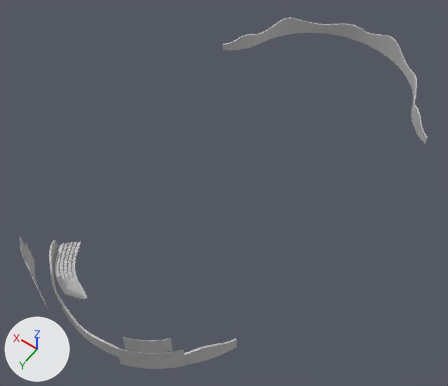
The FBX model MovistarExperience/MovistarCity/SM_Outer_Walls/SM_Outer_Walls.fbx as it was, and as the next commit left it.
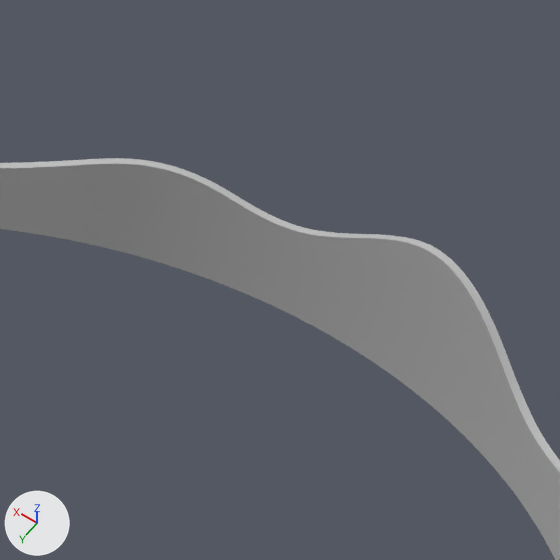
The first picture shows the older version from a 50 mm lens placed at (-65.4, 160.9, 145.5), pointed at (0.2, 69.0, 1.1). The close-ups show both versions on the part from 73% to 91% of the width and 0% to 21% of the height of that picture; other places that the commit changed are outside them. Lighting does not change. The marker at lower left points along +X, +Y and +Z. Where no turn or scale is listed for an object, it has been applied to the vertices.

In view in the first close-up: 'Wall_02'.
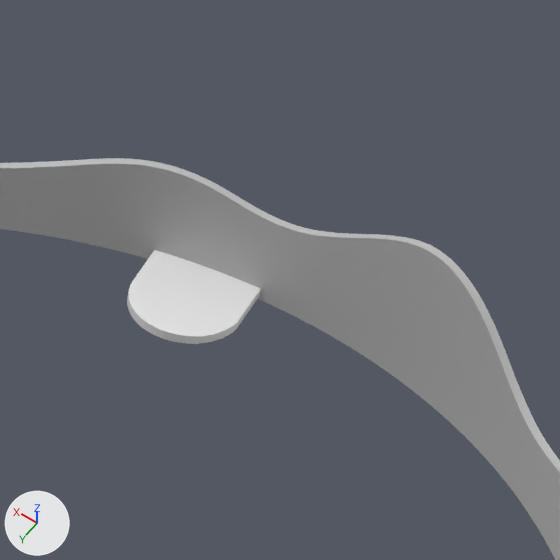
What differs and where, as boxes [x1, y1, x2, y2] in the close-ups (560 x 560 px):
'Okuda_base', added: after [127, 250, 261, 344]

The edits, one by one:
Mesh me_cylinder is new.
It has 66 vertices, 34 faces and spans x -1.39..5.15, y -18.44..-11.98, z 0.0..0.5.
Object 'Okuda_base' (ob_okuda_base) is new; it shows me_cylinder.
Its location is (0.0, 0.0, 0.0).
